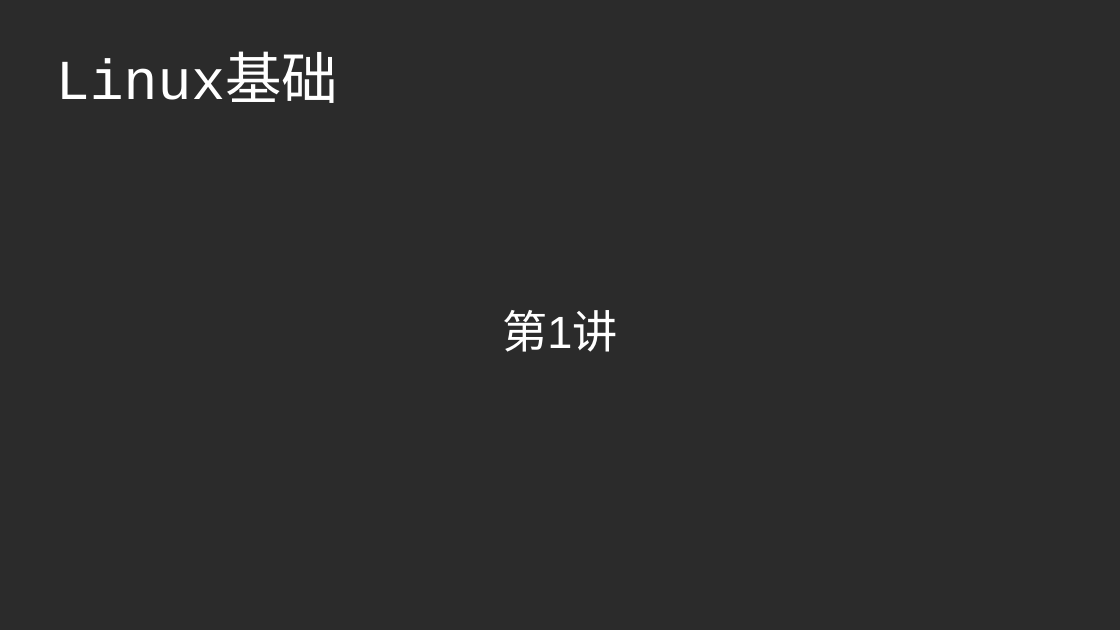
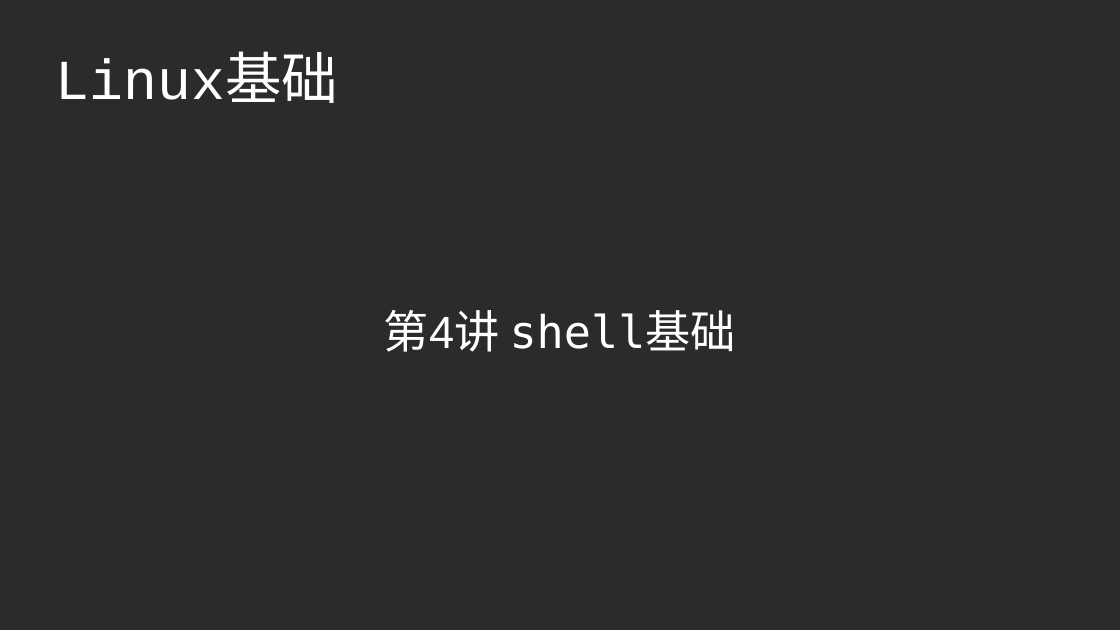
Before and after one commit to master-genius/linux-system, a slide deck: slide 1 of ch04/ch04-shell基础.odp. Drawn at 1120x630 pixels with LibreOffice and Linux fonts; fonts in the diff are those of the drawing; background and template pictures are left out; a plain dark background stands for a picture behind light text. Boxes give left, top, right and bottom in pixels: in the first picture for what was removed or moved away, otherwise in the second. Text is boxed around its words. In the diff, an @@ line names an element or a change of style, - is before the commit and + after.

```diff
--- a/ch04/ch04-shell基础.odp
+++ b/ch04/ch04-shell基础.odp
@@ subtitle at [384, 310, 736, 352]: text changed @@
-第1讲
+第4讲 shell基础
```
Also in this commit, not shown: 17 slides added, 6 other files.
